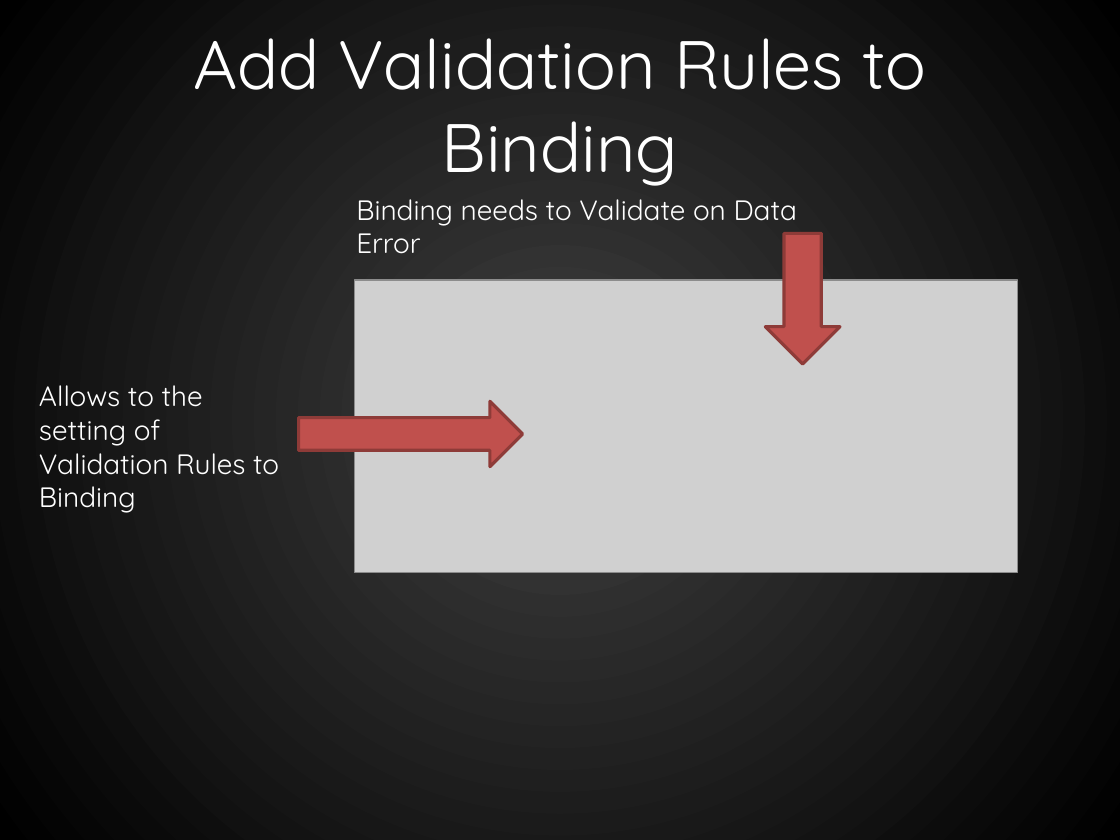
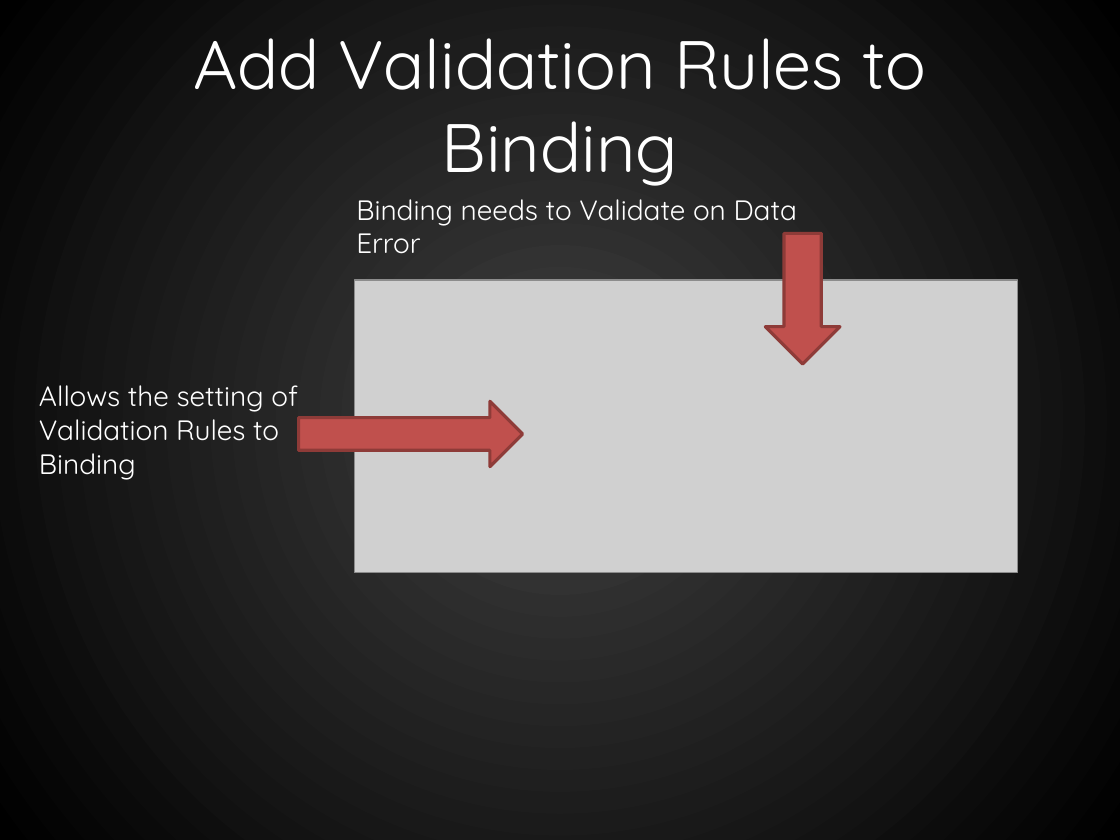
Before and after one commit to RookieOne/WPF-Input-Validation, a slide deck: slide 7 of WPF Validation.pptx. Drawn at 1120x840 pixels with LibreOffice and Linux fonts; fonts in the diff are those of the drawing; grey boxes stand for pictures. Boxes give left, top, right and bottom in pixels: in the first picture for what was removed or moved away, otherwise in the second. Text is boxed around its words. In the diff, an @@ line names an element or a change of style, - is before the commit and + after.

Commit message:
Lots of progress setting up the examples and slides

```diff
--- a/WPF Validation.pptx
+++ b/WPF Validation.pptx
@@ text at box(39, 385, 298, 480): text changed @@
-Allows to the setting of Validation Rules to Binding
+Allows the setting of Validation Rules to Binding
```
Also in this commit, not shown: 9 other slides changed, 18 slides added, 3 slides removed, 32 other files.
